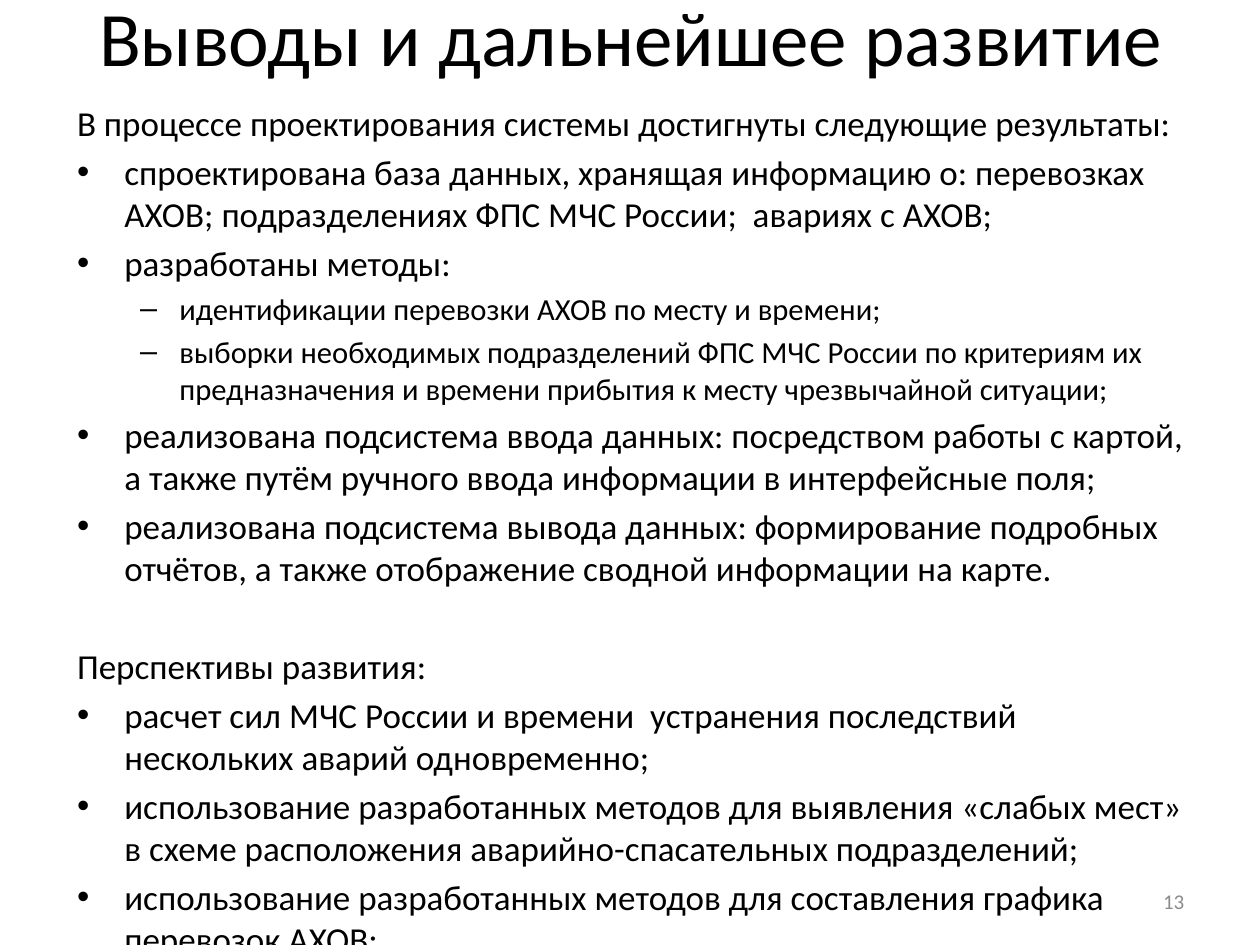
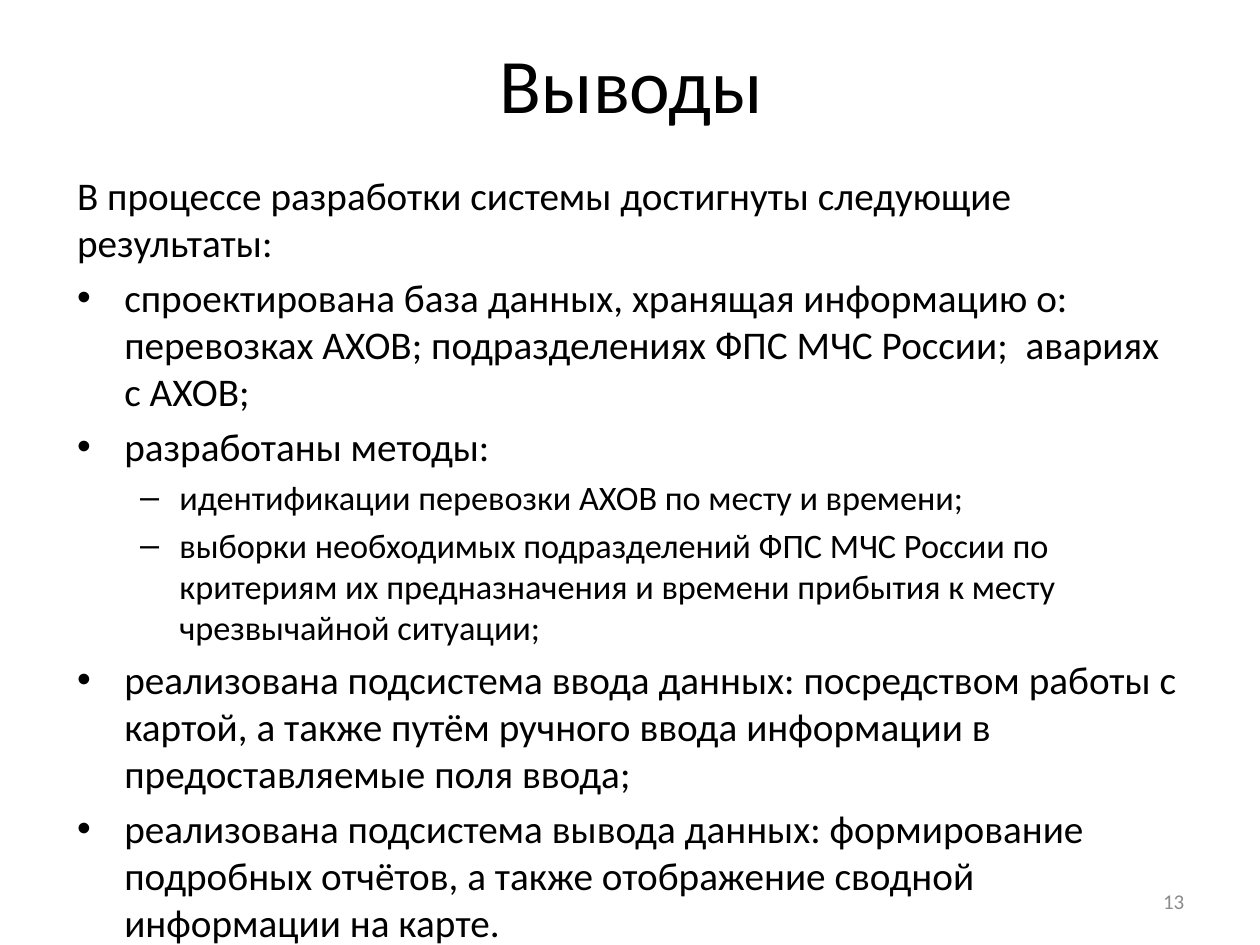
Before and after one commit to SanSanch5/BachelorDiplom, a slide deck: slide 13 of РПЗ/Презентация.pptx. Drawn at 1260x945 pixels with LibreOffice and Linux fonts; fonts in the diff are those of the drawing. Boxes give left, top, right and bottom in pixels: in the first picture for what was removed or moved away, otherwise in the second. Text is boxed around its words. In the diff, an @@ line names an element or a change of style, - is before the commit and + after.

```diff
--- a/РПЗ/Презентация.pptx
+++ b/РПЗ/Презентация.pptx
@@ title at [500, 63, 763, 126]: text changed @@
-Выводы и дальнейшее развитие
+Выводы
@@ text "В процессе разработки системы достигнуты ...": place and size @@
-text "В процессе разработки системы достигнуты ..." at [77, 113, 1182, 867]
+text "В процессе разработки системы достигнуты ..." at [77, 183, 1177, 897]
@@ text at [77, 183, 1011, 264]: text changed; size 20 to 22.4 pt @@
-В процессе проектирования системы достигнуты следующие результаты:
+В процессе разработки системы достигнуты следующие результаты:
@@ text at [124, 285, 1160, 897]: size 20 to 22.4 pt in "спроектирована база данных, хранящая информацию о: перевозка ...", "разработаны методы:", "реализована подсистема вывода данных: формирование подробных ..."; size 17.5 to 19.6 pt in "идентификации перевозки АХОВ по месту и времени;", "выборки необходимых подразделений ФПС МЧС России по ..." @@
@@ text at [77, 656, 1181, 867]: paragraphs removed @@
-Перспективы развития:
-• расчет сил МЧС России и времени устранения последствий нескольких аварий одновременно;
-• использование разработанных методов для выявления «слабых мест» в схеме расположения аварийно-спасательных подразделений;
-• использование разработанных методов для составления графика перевозок АХОВ;
@@ text at [124, 667, 1177, 795]: text changed; size 20 to 22.4 pt @@
-• реализована подсистема ввода данных: посредством работы с картой, а также путём ручного ввода информации в интерфейсные поля;
+• реализована подсистема ввода данных: посредством работы с картой, а также путём ручного ввода информации в предоставляемые поля ввода;
```
Also in this commit, not shown: 7 other slides changed, 3 slides added, 3 slides removed, 18 other files.
